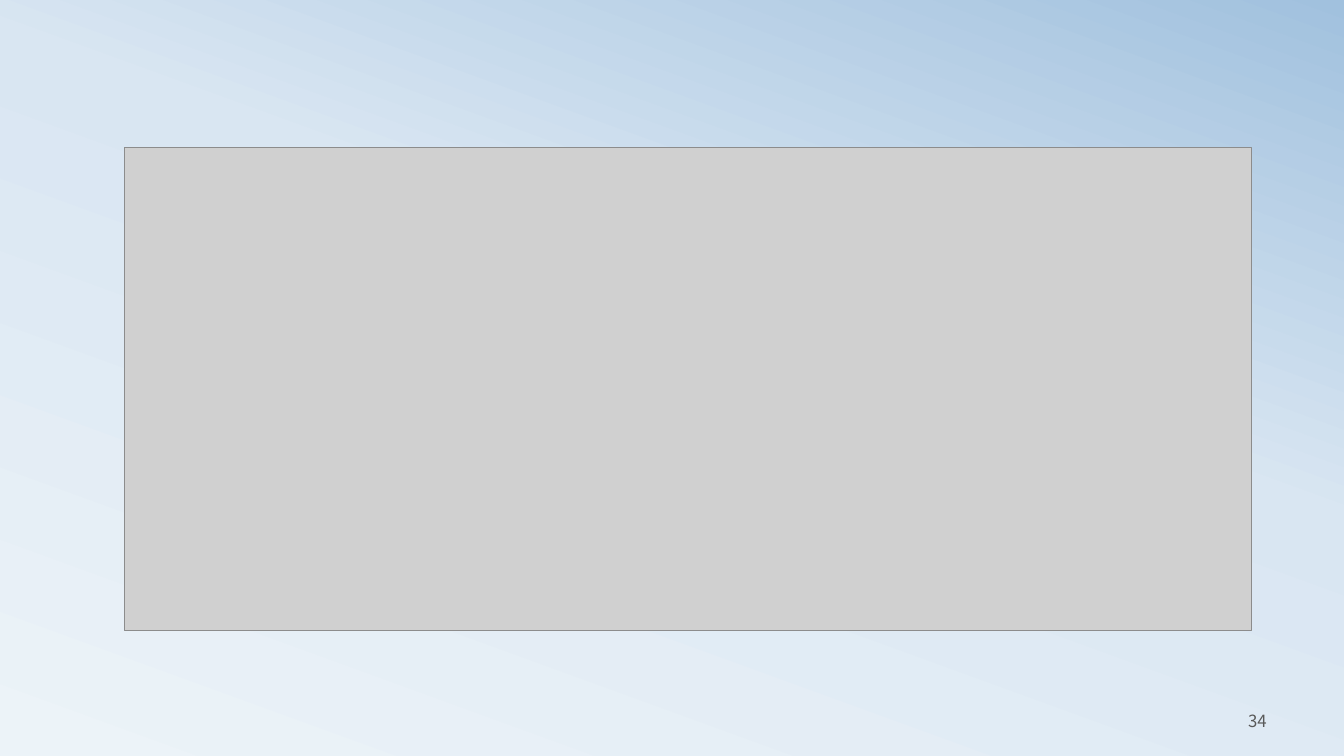
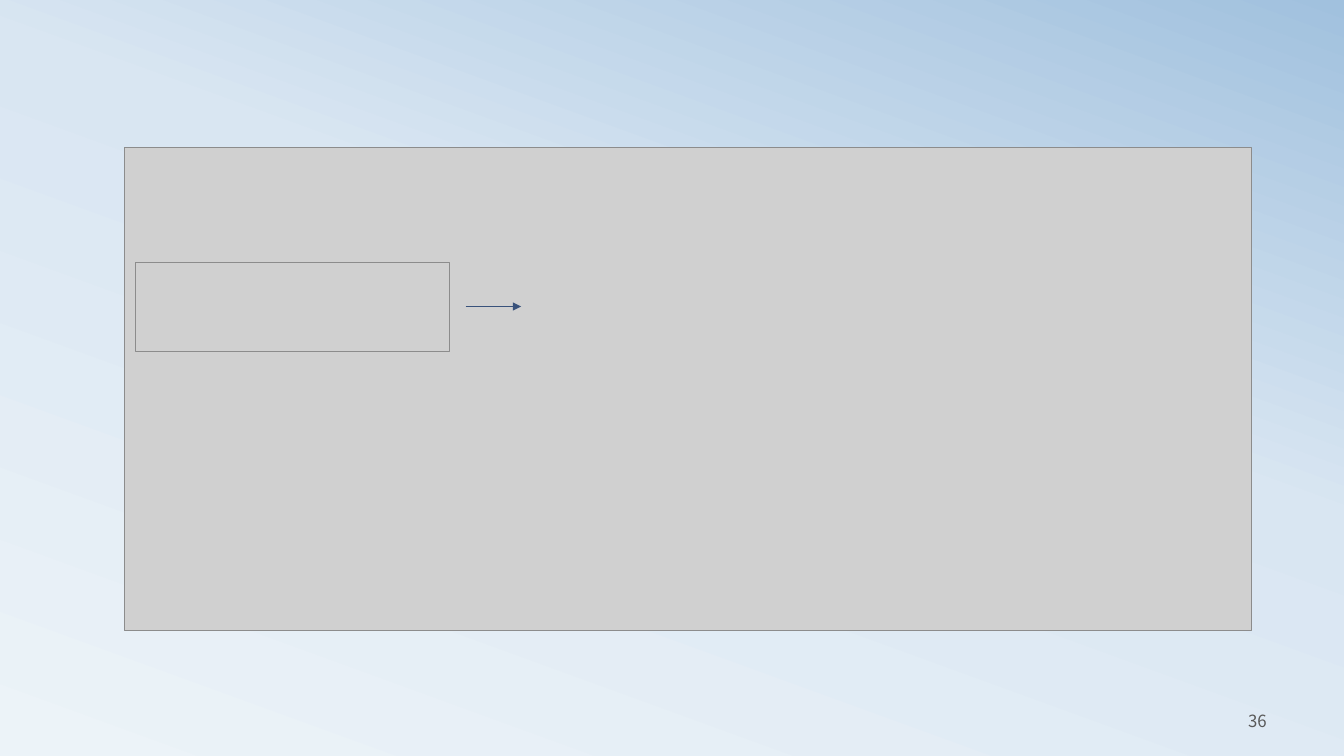
Before and after one commit to ancestor9/mathematics-for-machine-learning, a slide deck: slide 36 of 3_probability theory for machine learning.pptx (slide 34 before the commit). Drawn at 1344x756 pixels with LibreOffice and Linux fonts; fonts in the diff are those of the drawing; grey boxes stand for pictures. Boxes give left, top, right and bottom in pixels: in the first picture for what was removed or moved away, otherwise in the second. Text is boxed around its words. In the diff, an @@ line names an element or a change of style, - is before the commit and + after.

```diff
--- a/3_probability theory for machine learning.pptx
+++ b/3_probability theory for machine learning.pptx
@@ picture added at [136, 263, 450, 352] @@
@@ arrow added from (466, 307) to (521, 307), #39527B 0.5 pt @@
@@ page number at [1248, 714, 1267, 727]: text changed @@
-34
+36
```
Also in this commit, not shown: 14 other slides changed, 6 slides added, 4 slides removed.
